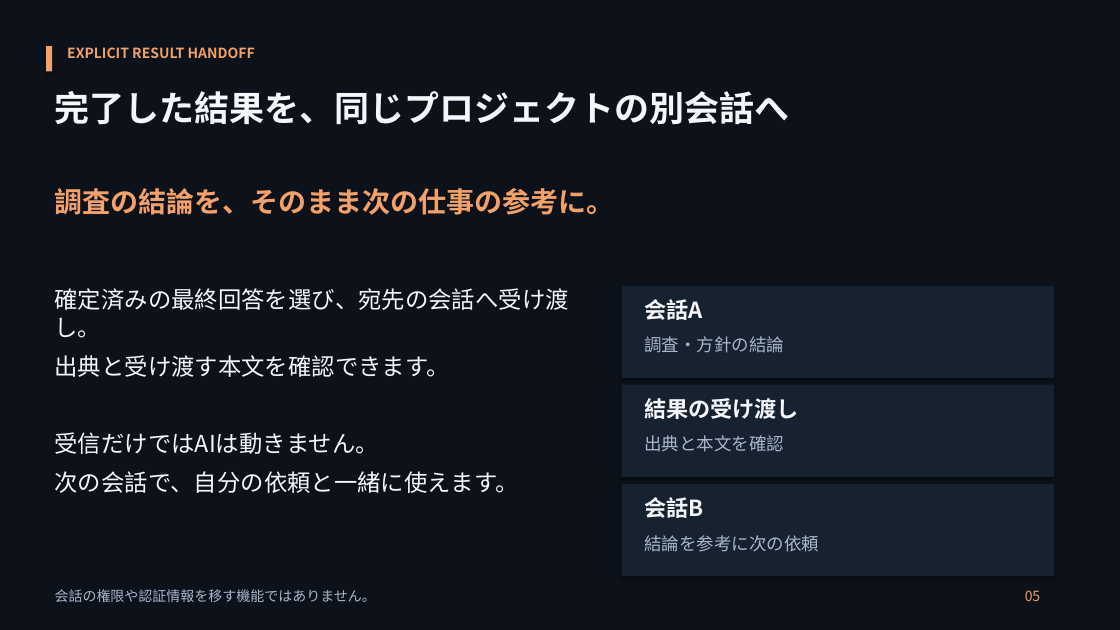
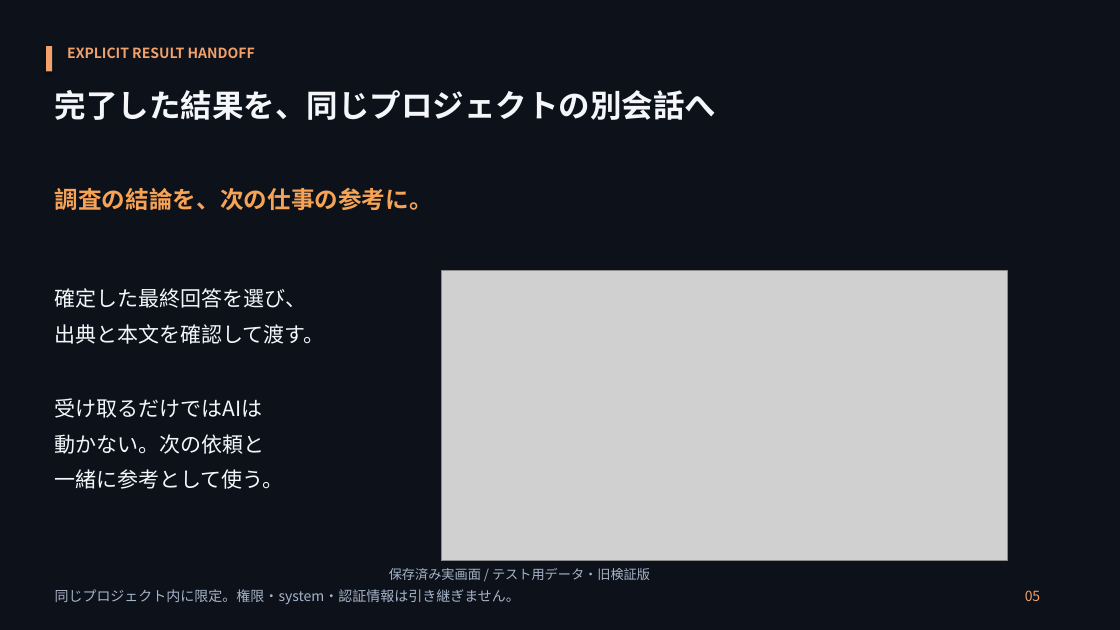
Before and after one commit to hiroto-k0306/Xharness, a slide deck: slide 5 of docs/presentations/20261008/XHarness-introduction-final.pptx. Drawn at 1120x630 pixels with LibreOffice and Linux fonts; fonts in the diff are those of the drawing; grey boxes stand for pictures. Boxes give left, top, right and bottom in pixels: in the first picture for what was removed or moved away, otherwise in the second. Text is boxed around its words. In the diff, an @@ line names an element or a change of style, - is before the commit and + after.

Commit message:
docs: 紹介資料を実画面中心に更新

```diff
--- a/docs/presentations/20261008/XHarness-introduction-final.pptx
+++ b/docs/presentations/20261008/XHarness-introduction-final.pptx
@@ text "完了した結果を、同じプロジェクトの別会話へ" at [55,90,717,120]: size 30 to 27 pt @@
@@ text at [55,188,433,210]: text changed; size 24 to 20.2 pt; text colour #F2A16A to #F6A356 @@
-調査の結論を、そのまま次の仕事の参考に。
+調査の結論を、次の仕事の参考に。
@@ text at [55,288,325,489]: text changed; size 20 to 18 pt @@
-確定済みの最終回答を選び、宛先の会話へ受け渡し。
-出典と受け渡す本文を確認できます。
-受信だけではAIは動きません。
-次の会話で、自分の依頼と一緒に使えます。
+確定した最終回答を選び、
+出典と本文を確認して渡す。
+受け取るだけではAIは
+動かない。次の依頼と
+一緒に参考として使う。
@@ picture added at [441,271,1007,561] @@
@@ rectangle removed at [622,286,1054,378] @@
@@ text removed at [644,299,702,320] @@
-会話A
@@ text removed at [644,336,784,353] @@
-調査・方針の結論
@@ rectangle removed at [622,385,1054,477] @@
@@ text removed at [644,398,799,419] @@
-結果の受け渡し
@@ text removed at [644,435,784,452] @@
-出典と本文を確認
@@ rectangle removed at [622,484,1054,576] @@
@@ text removed at [644,497,703,518] @@
-会話B
@@ text removed at [644,535,819,552] @@
-結論を参考に次の依頼
@@ text added at [389,568,650,580], 11.2 pt, text #A6B4C8 @@
+保存済み実画面 / テスト用データ・旧検証版
@@ text at [55,589,520,604]: text changed; text colour #A9B7CC to #A6B4C8 @@
-会話の権限や認証情報を移す機能ではありません。
+同じプロジェクト内に限定。権限・system・認証情報は引き継ぎません。
```
Also in this commit, not shown: 5 other slides changed, 1 slide added, 1 slide removed, 3 other files.
